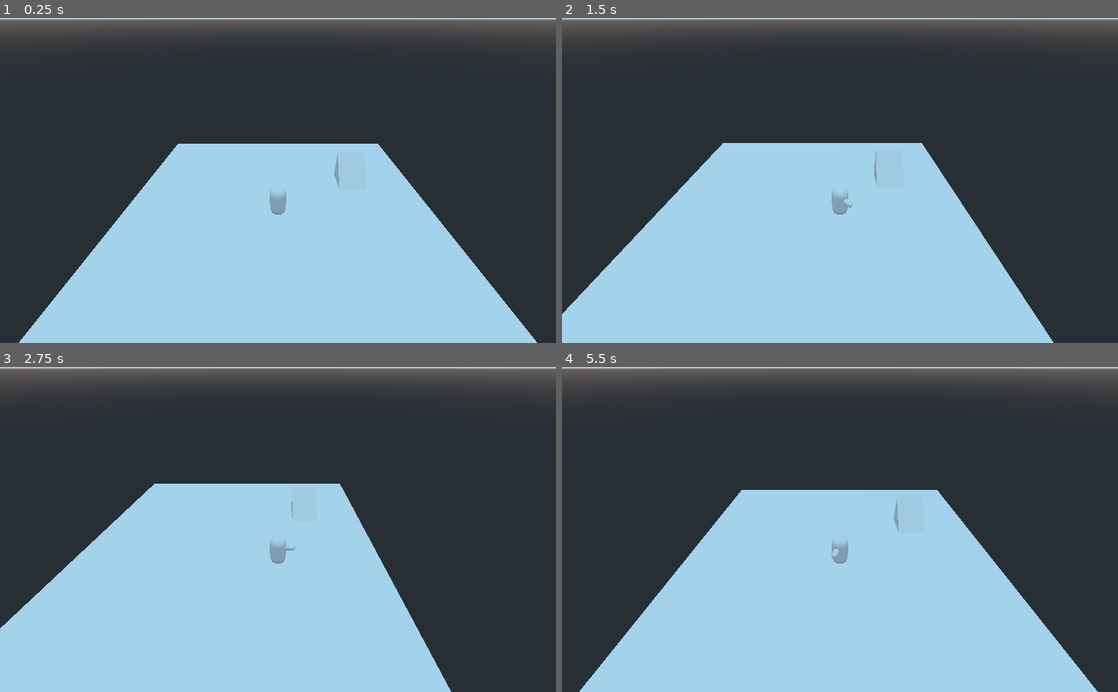
Above: before the commit, frames 1-4 (two rows, left to right).
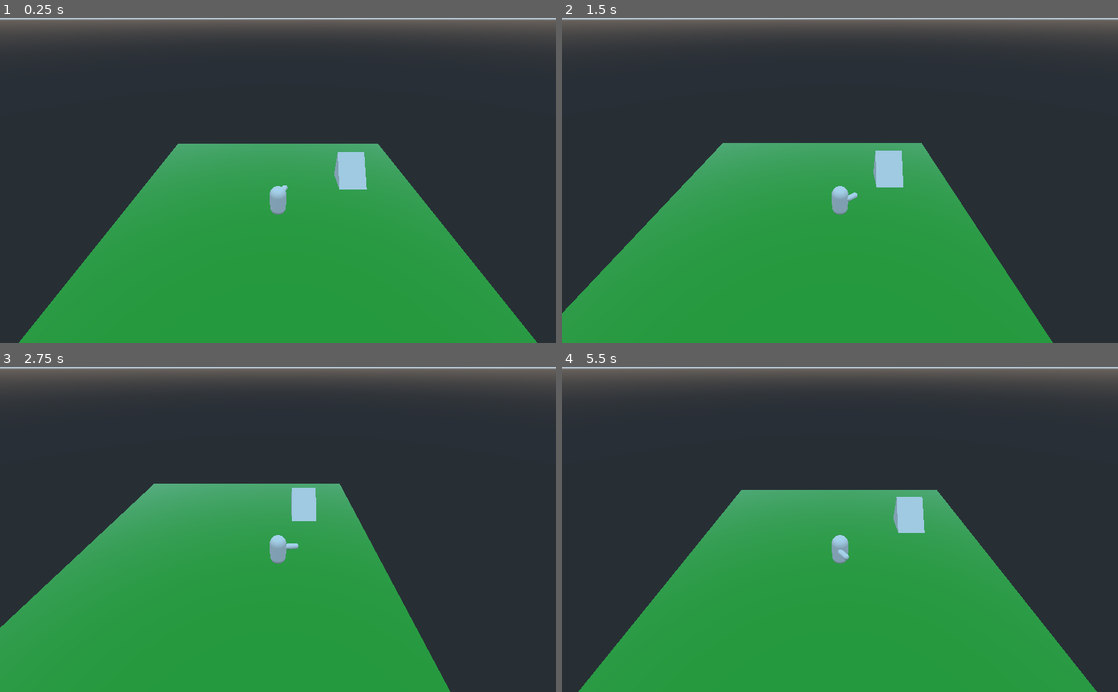
Above: after the commit, the same moments.

Repository: PanLabGameDev/IsoFighter
Game: Godot game, scene res://Game.tscn
Same seed, same stepped clock (60 frames per second), same inputs: the game is played once before the commit and once after it.
Inputs:
- Up to frame 1 (0.25 s): no input
- Up to frame 2 (1.5 s): tap Enter at 0.5 s; hold D 0.53-1.28 s; hold Space 0.53-1.28 s; hold S from 1.28 s (still down); tap Shift at 1.35 s
- Up to frame 3 (2.75 s): tap Space at 1.52, 1.55, 1.82 s; release S at 2.03 s; hold D from 2.03 s (still down); hold Space from 2.03 s (still down); tap T at 2.1 s
- Up to frame 4 (5.5 s): release D at 2.78 s; release Space at 2.78 s; hold W 2.78-3.53 s; tap Space at 2.85, 3.02, 3.32, 4.52, 4.55, 4.82 s; hold Space 3.53-4.28 s; hold A 3.53-5.03 s; tap Shift at 3.6 s; tap T at 4.35 s; hold S from 5.03 s (still down); hold Space from 5.03 s (still down)

The runs differ from the first frame. In frame 1, 39% of the frame differs, in the area x 3-97%, y 38-100%; in frame 2, 39%; in frame 3, 39%; in frame 4, 39%, in the area x 3-97%, y 37-100%.

Commit message:
Add pivot and animation.

Diff:
--- a/Game.tscn
+++ b/Game.tscn
@@ -1,27 +1,79 @@
-[gd_scene load_steps=7 format=2]
+[gd_scene load_steps=8 format=2]
 
 [ext_resource path="res://Player/Player.tscn" type="PackedScene" id=1]
 [ext_resource path="res://Ramp.tscn" type="PackedScene" id=2]
 [ext_resource path="res://Camera.gd" type="Script" id=3]
 [ext_resource path="res://IsoCamera.gd" type="Script" id=4]
 
-[sub_resource type="PlaneMesh" id=1]
+[sub_resource type="SpatialMaterial" id=1]
+
+render_priority = 0
+flags_transparent = false
+flags_unshaded = false
+flags_vertex_lighting = false
+flags_no_depth_test = false
+flags_use_point_size = false
+flags_world_triplanar = false
+flags_fixed_size = false
+flags_albedo_tex_force_srgb = false
+vertex_color_use_as_albedo = false
+vertex_color_is_srgb = false
+params_diffuse_mode = 0
+params_specular_mode = 0
+params_blend_mode = 0
+params_cull_mode = 0
+params_depth_draw_mode = 0
+params_line_width = 1.0
+params_point_size = 1.0
+params_billboard_mode = 0
+params_grow = false
+params_use_alpha_scissor = false
+albedo_color = Color( 0.0431373, 0.701961, 0.0862745, 1 )
+metallic = 0.0
+metallic_specular = 0.5
+metallic_texture_channel = 0
+roughness = 0.0
+roughness_texture_channel = 0
+emission_enabled = false
+normal_enabled = false
+rim_enabled = false
+clearcoat_enabled = false
+anisotropy_enabled = false
+ao_enabled = false
+depth_enabled = false
+subsurf_scatter_enabled = false
+transmission_enabled = false
+refraction_enabled = false
+detail_enabled = false
+uv1_scale = Vector3( 1, 1, 1 )
+uv1_offset = Vector3( 0, 0, 0 )
+uv1_triplanar = false
+uv1_triplanar_sharpness = 1.0
+uv2_scale = Vector3( 1, 1, 1 )
+uv2_offset = Vector3( 0, 0, 0 )
+uv2_triplanar = false
+uv2_triplanar_sharpness = 1.0
+proximity_fade_enable = false
+distance_fade_enable = false
+_sections_unfolded = [ "Albedo" ]
+
+[sub_resource type="PlaneMesh" id=2]
 
 size = Vector2( 40, 40 )
 subdivide_width = 0
 subdivide_depth = 0
 _sections_unfolded = [ "Resource" ]
 
-[sub_resource type="ConvexPolygonShape" id=2]
+[sub_resource type="ConvexPolygonShape" id=3]
 
 points = PoolVector3Array( -20, 0, 20, 20, 0, -20, 20, 0, 20, -20, 0, -20 )
 
-[node name="Game" type="Spatial" index="0"]
+[node name="Game" type="Spatial"]
 
 [node name="MeshInstance" type="MeshInstance" parent="." index="0"]
 
 layers = 1
-material_override = null
+material_override = SubResource( 1 )
 cast_shadow = 1
 extra_cull_margin = 0.0
 use_in_baked_light = false
@@ -29,10 +81,10 @@
 lod_min_hysteresis = 0.0
 lod_max_distance = 0.0
 lod_max_hysteresis = 0.0
-mesh = SubResource( 1 )
+mesh = SubResource( 2 )
 skeleton = NodePath("..")
 material/0 = null
-_sections_unfolded = [ "Geometry", "LOD" ]
+_sections_unfolded = [ "Geometry", "LOD", "Transform", "Visibility" ]
 
 [node name="StaticBody" type="StaticBody" parent="MeshInstance" index="0"]
 
@@ -48,18 +100,18 @@
 
 [node name="CollisionShape2" type="CollisionShape" parent="MeshInstance/StaticBody" index="0"]
 
-shape = SubResource( 2 )
+shape = SubResource( 3 )
 disabled = false
 
 [node name="Player" parent="." index="1" instance=ExtResource( 1 )]
 
-transform = Transform( -4.37114e-08, 0, 1, 0, 1, 0, -1, 0, -4.37114e-08, 0, 0, 0 )
+transform = Transform( 0.422618, 0, 0.906308, 0, 1, 0, -0.906308, 0, 0.422618, 0, 0, 0 )
 _sections_unfolded = [ "Collision", "collision" ]
 
 [node name="Ramp" parent="." index="2" instance=ExtResource( 2 )]
 
 transform = Transform( 1, 0, 0, 0, 1, 0, 0, 0, 1, 7, 0, 11 )
-_sections_unfolded = [ "Axis Lock", "Collision", "collision" ]
+_sections_unfolded = [ "Axis Lock", "Collision", "Transform", "collision" ]
 
 [node name="Camera" type="Camera" parent="." index="3"]
 
@@ -84,7 +136,7 @@
 
 [node name="IsoCamera" type="Camera" parent="." index="4"]
 
-transform = Transform( -4.37114e-08, 0.573576, -0.819152, 0, 0.819152, 0.573577, 1, 2.50718e-08, -3.58063e-08, -17.3781, 16.1658, 0 )
+transform = Transform( -4.37114e-008, 0.573576, -0.819152, 0, 0.819152, 0.573577, 1, 2.50718e-008, -3.58063e-008, -17.3781, 16.1658, 0 )
 keep_aspect = 1
 cull_mask = 1048575
 environment = null
--- /dev/null
+++ b/Pivot.tscn
@@ -0,0 +1,30 @@
+[gd_scene load_steps=2 format=2]
+
+[sub_resource type="CapsuleMesh" id=2]
+
+radius = 0.348
+mid_height = 1.0
+radial_segments = 64
+rings = 8
+
+[node name="Pivot" type="Spatial"]
+
+transform = Transform( 1, 0, 0, 0, 1, 0, 0, 0, 1, 0, 2.55273, 0.666918 )
+_sections_unfolded = [ "Transform" ]
+
+[node name="Sword" type="MeshInstance" parent="." index="0"]
+
+transform = Transform( 1, 0, 0, 0, 1, 0, 0, 0, 1, -0.154165, 0, 0.973358 )
+layers = 1
+material_override = null
+cast_shadow = 1
+extra_cull_margin = 0.0
+use_in_baked_light = false
+lod_min_distance = 0.0
+lod_min_hysteresis = 0.0
+lod_max_distance = 0.0
+lod_max_hysteresis = 0.0
+mesh = SubResource( 2 )
+skeleton = NodePath("..")
+material/0 = null
+_sections_unfolded = [ "Transform", "material" ]
--- a/Player/BasePlayer.tscn
+++ b/Player/BasePlayer.tscn
@@ -1,8 +1,53 @@
-[gd_scene load_steps=5 format=2]
+[gd_scene load_steps=8 format=2]
 
 [ext_resource path="res://Player/Player.gd" type="Script" id=1]
 
-[sub_resource type="CapsuleShape" id=1]
+[sub_resource type="Animation" id=3]
+
+resource_name = "default"
+length = 1.0
+loop = false
+step = 0.1
+
+[sub_resource type="Animation" id=1]
+
+resource_name = "hit"
+length = 1.0
+loop = false
+step = 0.1
+tracks/0/type = "value"
+tracks/0/path = NodePath("Pivot:rotation_degrees")
+tracks/0/interp = 1
+tracks/0/loop_wrap = true
+tracks/0/imported = false
+tracks/0/enabled = true
+tracks/0/keys = {
+"times": PoolRealArray( 0, 1 ),
+"transitions": PoolRealArray( 1, 1 ),
+"update": 0,
+"values": [ Vector3( 0, 0, 0 ), Vector3( 0, 90, 0 ) ]
+}
+
+[sub_resource type="Animation" id=6]
+
+resource_name = "retract"
+length = 1.0
+loop = false
+step = 0.1
+tracks/0/type = "value"
+tracks/0/path = NodePath("Pivot:rotation_degrees")
+tracks/0/interp = 1
+tracks/0/loop_wrap = true
+tracks/0/imported = false
+tracks/0/enabled = true
+tracks/0/keys = {
+"times": PoolRealArray( 0, 1 ),
+"transitions": PoolRealArray( 1, 1 ),
+"update": 0,
+"values": [ Vector3( 0, 90, 0 ), Vector3( 0, 0, 0 ) ]
+}
+
+[sub_resource type="CapsuleShape" id=5]
 
 radius = 1.0
 height = 2.0
@@ -36,16 +81,29 @@
 collision/safe_margin = 0.001
 script = ExtResource( 1 )
 
-[node name="CollisionShape" type="CollisionShape" parent="." index="0"]
+[node name="AnimationPlayer" type="AnimationPlayer" parent="." index="0"]
 
-transform = Transform( 1, 0, 0, 0, -4.37114e-08, -1, 0, 1, -4.37114e-08, 0, 2, 0 )
-shape = SubResource( 1 )
+root_node = NodePath("..")
+autoplay = "default"
+playback_process_mode = 1
+playback_default_blend_time = 0.0
+playback_speed = 1.0
+anims/default = SubResource( 3 )
+anims/hit = SubResource( 1 )
+anims/retract = SubResource( 6 )
+next/hit = "retract"
+blend_times = [  ]
+
+[node name="CollisionShape" type="CollisionShape" parent="." index="1"]
+
+transform = Transform( 1, 0, 0, 0, -4.37114e-008, -1, 0, 1, -4.37114e-008, 0, 2, 0 )
+shape = SubResource( 5 )
 disabled = false
 _sections_unfolded = [ "Transform", "Visibility" ]
 
-[node name="MeshInstance" type="MeshInstance" parent="." index="1"]
+[node name="MeshInstance" type="MeshInstance" parent="." index="2"]
 
-transform = Transform( 1, 0, 0, 0, -4.37114e-08, -1, 0, 1, -4.37114e-08, 0, 2, 0 )
+transform = Transform( 1, 0, 0, 0, -4.37114e-008, -1, 0, 1, -4.37114e-008, 0, 2, 0 )
 layers = 1
 material_override = null
 cast_shadow = 1
@@ -60,9 +118,14 @@
 material/0 = null
 _sections_unfolded = [ "Transform", "material" ]
 
-[node name="MeshInstance2" type="MeshInstance" parent="." index="2"]
+[node name="Pivot" type="Spatial" parent="." index="3"]
 
-transform = Transform( 1, 0, 0, 0, 1, 0, 0, 0, 1, 0, 2.55273, 1.2831 )
+transform = Transform( 1, 0, 0, 0, 1, 0, 0, 0, 1, 0.167733, 2.55273, 0.666918 )
+_sections_unfolded = [ "Transform" ]
+
+[node name="Sword" type="MeshInstance" parent="Pivot" index="0"]
+
+transform = Transform( 1, 0, 0, 0, 1, 0, 0, 0, 1, -0.154165, 0, 0.973358 )
 layers = 1
 material_override = null
 cast_shadow = 1
--- a/Player/Player.gd
+++ b/Player/Player.gd
@@ -23,6 +23,8 @@
 	var dir = Vector3()
 
 	var is_moving = false
+	var is_hitting = false
+
 	if(Input.is_key_pressed(KEY_W)):
 		dir += -camera.basis[2]
 		is_moving = true
@@ -35,6 +37,9 @@
 	if(Input.is_key_pressed(KEY_D)):
 		dir += camera.basis[0]
 		is_moving = true
+
+	if(Input.is_key_pressed(KEY_SPACE)):
+		is_hitting = true
 
 	dir.y = 0
 	dir = dir.normalized()
@@ -66,6 +71,9 @@
 
 		char_rot.y = angle
 		self.set_rotation(char_rot)
+
+	if is_hitting:
+		get_node("AnimationPlayer").play("hit")
 
 #	var speed = hv.length() / SPEED
 
--- a/Player/Player.tscn
+++ b/Player/Player.tscn
@@ -7,6 +7,6 @@
 
 transform = Transform( 1, 0, 0, 0, 1, 0, 0, 0, 1, 0, 0.183352, 0 )
 
-[node name="InputProcessor" type="Node" parent="." index="2"]
+[node name="InputProcessor" type="Node" parent="." index="3"]
 
 script = ExtResource( 2 )
Not shown: 2 places in Player/BasePlayer.tscn that only renumber resources
